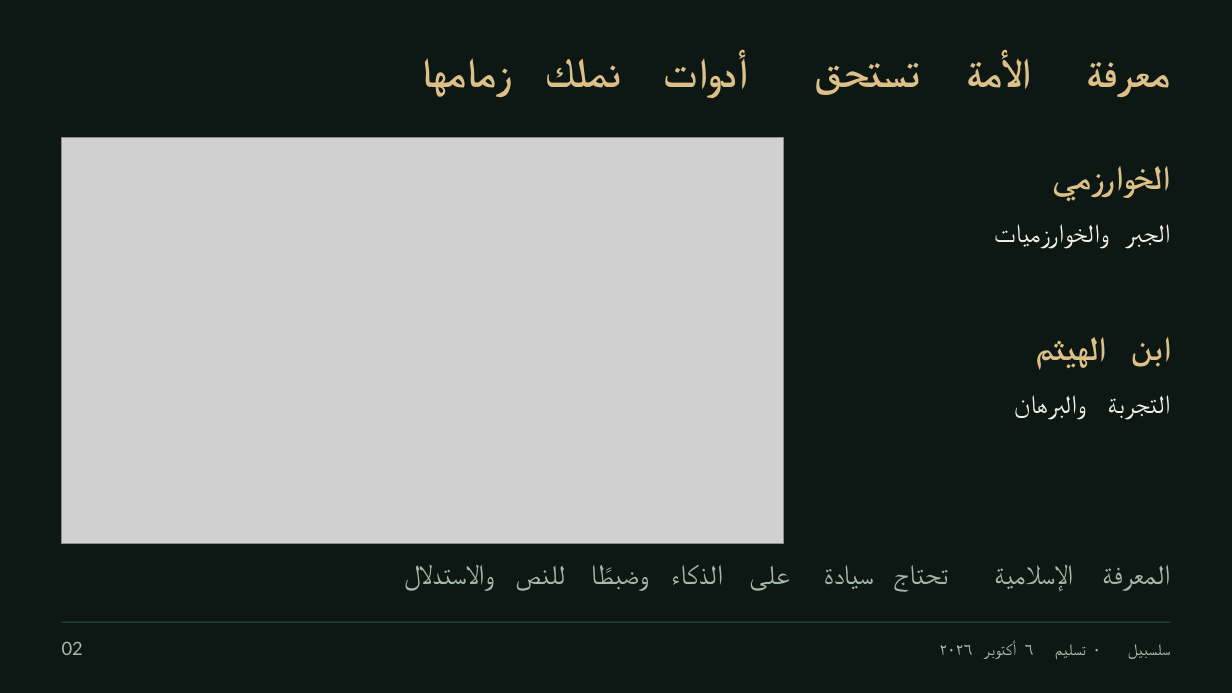
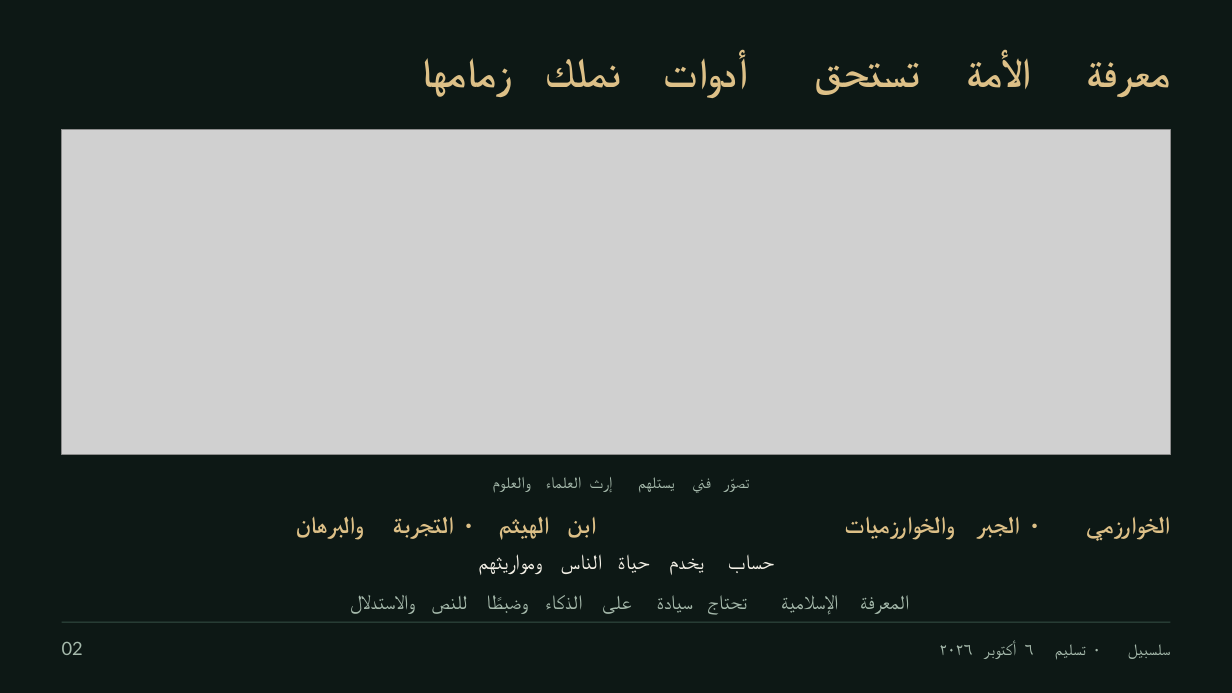
Before and after one commit to Salsabeel-AI/islamicaich, a slide deck: slide 2 of presentation/Barq_Final_AR.pptx. Drawn at 1232x693 pixels with LibreOffice and Linux fonts; fonts in the diff are those of the drawing; grey boxes stand for pictures. Boxes give left, top, right and bottom in pixels: in the first picture for what was removed or moved away, otherwise in the second. Text is boxed around its words. In the diff, an @@ line names an element or a change of style, - is before the commit and + after.

Commit message:
Remove legacy navy framing from scientists slide

```diff
--- a/presentation/Barq_Final_AR.pptx
+++ b/presentation/Barq_Final_AR.pptx
@@ picture: place and size @@
-picture at bbox=[62, 138, 784, 543]
+picture at bbox=[62, 130, 1171, 455]
@@ text added at bbox=[493, 477, 531, 492], 12.8 pt, text #A5B9AB @@
+والعلوم
@@ text added at bbox=[546, 477, 581, 488], 12.8 pt, text #A5B9AB @@
+العلماء
@@ text added at bbox=[590, 477, 613, 492], 12.8 pt, text #A5B9AB @@
+إرث
@@ text added at bbox=[638, 477, 674, 492], 12.8 pt, text #A5B9AB @@
+يستلهم
@@ text added at bbox=[692, 478, 711, 493], 12.8 pt, text #A5B9AB @@
+فني
@@ text added at bbox=[714, 472, 750, 509], 12.8 pt, text #A5B9AB @@
+تصوّر
@@ size 20.2 to 18.8 pt, text colour #F3F0E6 to #DDC087, bold on in 4 elements at bbox=[977, 517, 1020, 539], bbox=[845, 516, 955, 540], bbox=[393, 517, 454, 539], bbox=[296, 516, 364, 540] @@
@@ text "والبرهان": place and size @@
-text "والبرهان" at bbox=[1014, 395, 1086, 420]
+text "والبرهان" at bbox=[296, 516, 364, 540]
@@ text "التجربة": place and size @@
-text "التجربة" at bbox=[1108, 395, 1171, 420]
+text "التجربة" at bbox=[393, 517, 454, 539]
@@ text added at bbox=[459, 509, 472, 558], 18.8 pt, text #DDC087, bold @@
+·
@@ size 26.2 to 18.8 pt in 3 elements at bbox=[1093, 516, 1170, 541], bbox=[567, 517, 596, 538], bbox=[499, 516, 550, 540] @@
@@ text "الهيثم": place and size @@
-text "الهيثم" at bbox=[1035, 337, 1106, 370]
+text "الهيثم" at bbox=[499, 516, 550, 540]
@@ text "ابن": place and size @@
-text "ابن" at bbox=[1131, 337, 1172, 367]
+text "ابن" at bbox=[567, 517, 596, 538]
@@ text "والخوارزميات": place and size @@
-text "والخوارزميات" at bbox=[994, 224, 1109, 249]
+text "والخوارزميات" at bbox=[845, 516, 955, 540]
@@ text "الجبر": place and size @@
-text "الجبر" at bbox=[1125, 224, 1170, 249]
+text "الجبر" at bbox=[977, 517, 1020, 539]
@@ text added at bbox=[1025, 509, 1038, 558], 18.8 pt, text #DDC087, bold @@
+·
@@ text "الخوارزمي": place and size @@
-text "الخوارزمي" at bbox=[1063, 166, 1171, 201]
+text "الخوارزمي" at bbox=[1093, 516, 1170, 541]
@@ text added at bbox=[478, 554, 542, 575], 16.5 pt, text #F3F0E6 @@
+ومواريثهم
@@ text added at bbox=[561, 554, 603, 574], 16.5 pt, text #F3F0E6 @@
+الناس
@@ text added at bbox=[618, 555, 649, 573], 16.5 pt, text #F3F0E6 @@
+حياة
@@ text added at bbox=[669, 558, 704, 575], 16.5 pt, text #F3F0E6 @@
+يخدم
@@ text added at bbox=[728, 555, 773, 573], 16.5 pt, text #F3F0E6 @@
+حساب
@@ text "والاستدلال": place and size @@
-text "والاستدلال" at bbox=[404, 564, 494, 591]
+text "والاستدلال" at bbox=[350, 595, 415, 614]
@@ text "للنص": place and size @@
-text "للنص" at bbox=[515, 566, 565, 591]
+text "للنص" at bbox=[431, 596, 467, 614]
@@ text "وضبطًا": place and size @@
-text "وضبطًا" at bbox=[590, 565, 597, 584]
+text "وضبطًا" at bbox=[486, 595, 491, 609]
@@ text "الذكاء": place and size @@
-text "الذكاء" at bbox=[672, 565, 723, 585]
+text "الذكاء" at bbox=[546, 595, 583, 609]
@@ text "على": place and size @@
-text "على" at bbox=[749, 566, 789, 591]
+text "على" at bbox=[602, 596, 631, 614]
@@ text "سيادة": place and size @@
-text "سيادة" at bbox=[824, 565, 873, 589]
+text "سيادة" at bbox=[657, 595, 693, 613]
@@ text "تحتاج": place and size @@
-text "تحتاج" at bbox=[894, 565, 948, 591]
+text "تحتاج" at bbox=[708, 595, 747, 615]
@@ text "الإسلامية": place and size @@
-text "الإسلامية" at bbox=[994, 564, 1073, 591]
+text "الإسلامية" at bbox=[781, 595, 838, 615]
@@ size 21.8 to 15.8 pt in 9 elements at bbox=[350, 595, 415, 614], bbox=[431, 596, 467, 614], bbox=[486, 595, 491, 609], bbox=[546, 595, 583, 609], bbox=[602, 596, 631, 614], bbox=[657, 595, 693, 613], bbox=[708, 595, 747, 615], bbox=[781, 595, 838, 615], bbox=[860, 595, 909, 614] @@
@@ text "المعرفة": place and size @@
-text "المعرفة" at bbox=[1102, 565, 1170, 591]
+text "المعرفة" at bbox=[860, 595, 909, 614]
```
Also in this commit, not shown: 7 other files.
